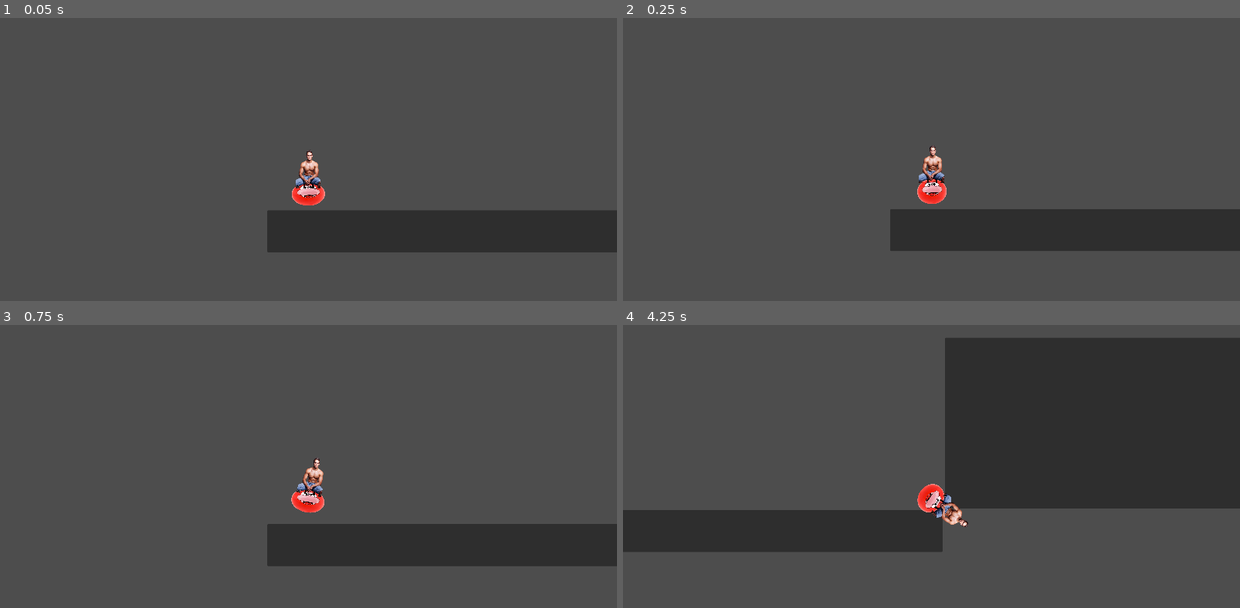
Above: before the commit, frames 1-4 (two rows, left to right).
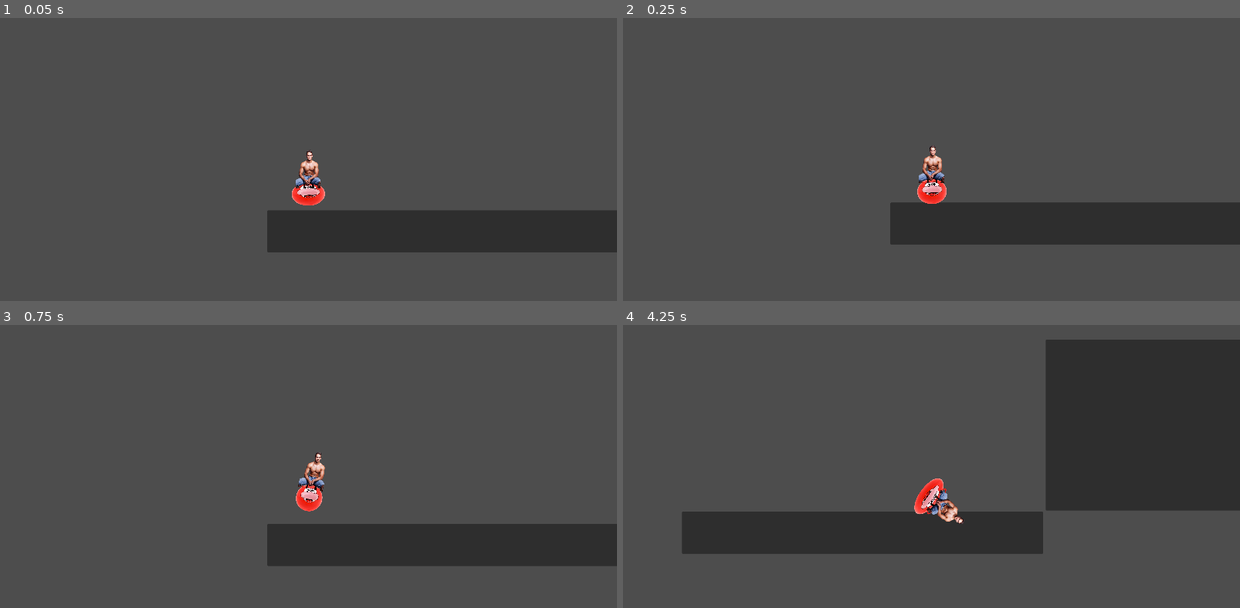
Above: after the commit, the same moments.

Repository: VGDCatumn/VGDC_FALL_26
Game: Godot game, scene res://Levels/testing.tscn
Two runs of this game, one before a commit and one after it. Both use one fixed random seed, a clock stepped at 60 frames per second and the inputs below.
Inputs:
- Up to frame 1 (0.05 s): no input
- Up to frame 2 (0.25 s): no input
- Up to frame 3 (0.75 s): hold Right (ui_right) from 0.53 s (still down); hold Shift from 0.53 s (still down)
- Up to frame 4 (4.25 s): release Shift at 1.28 s; tap Shift at 1.35, 2.85 s; release Right (ui_right) at 2.03 s; hold Left (ui_left) 2.03-2.78 s; hold Shift 2.03-2.78 s; hold Right (ui_right) from 2.78 s (still down); hold Shift from 3.53 s (still down)

Frame 1 is identical in both runs. In frame 2, 2.6% of the frame differs, in the area x 43-100%, y 65-83%; in frame 3, 0.6%; in frame 4, 15%, in the area x 0-100%, y 4-81%.

Commit message:
Movement Conflict FIXED
YESSS I AM WINNING!!!!

Diff:
--- a/Godot/Levels/testing.tscn
+++ b/Godot/Levels/testing.tscn
@@ -16,7 +16,7 @@
 
 [sub_resource type="Animation" id="Animation_6fp6m"]
 length = 0.001
-loop_mode = 1
+loop_mode = 2
 tracks/0/type = "value"
 tracks/0/imported = false
 tracks/0/enabled = true
@@ -56,8 +56,7 @@
 
 [sub_resource type="Animation" id="Animation_enxv6"]
 resource_name = "bounce_animation"
-length = 0.8
-loop_mode = 1
+length = 0.27
 tracks/0/type = "value"
 tracks/0/imported = false
 tracks/0/enabled = true
@@ -133,18 +132,19 @@
 position = Vector2(151, 433)
 script = ExtResource("1_k6mlf")
 
-[node name="CollisionShape2D" type="CollisionShape2D" parent="BallMan" unique_id=463927563]
-shape = SubResource("CircleShape2D_a7g5p")
-
 [node name="71WpxMekUL_AcUf8941000Ql80RemovebgPreview" type="Sprite2D" parent="BallMan" unique_id=1194263613]
 position = Vector2(0, -1)
 scale = Vector2(0.1769723, 0.17636023)
 texture = ExtResource("2_k6mlf")
 
 [node name="10019598MuscularManSittingOnAChairRemovebgPreview" type="Sprite2D" parent="BallMan" unique_id=918184012]
-position = Vector2(-0.9999991, -81)
+position = Vector2(-1.999999, -77.875)
 scale = Vector2(0.18995097, 0.19648694)
 texture = ExtResource("3_6fp6m")
+
+[node name="CollisionShape2D" type="CollisionShape2D" parent="BallMan" unique_id=463927563]
+position = Vector2(1, -8)
+shape = SubResource("CircleShape2D_a7g5p")
 
 [node name="Camera2D" type="Camera2D" parent="BallMan" unique_id=32884667]
 
--- a/Godot/ball_man.gd
+++ b/Godot/ball_man.gd
@@ -33,7 +33,7 @@
 
 
 	else:
-
+		$AnimationPlayer.play("bounce_animation")
 		#Bounce effect
 		if Input.is_action_pressed("ui_down") and bounce_count < 3 and !Input.is_key_pressed(KEY_SHIFT):
 			velocity.y = -min(abs(total_velocity) * bounce_multiplier, max_bounce_speed)
@@ -57,7 +57,10 @@
 		sin(deg_to_rad(90 - rotation_degrees)) * -400)
 		print(velocity.y)
 
-
+	if is_on_wall():
+		velocity.x = -prev_velocity.x
+	if is_on_ceiling():
+		velocity.y = -prev_velocity.y
 	# Handle jump
 
 	if Input.is_action_pressed("ui_right"):
@@ -65,6 +68,10 @@
 	elif Input.is_action_pressed("ui_left"):
 		rotate(-1 * delta)
 
+	if velocity.x != 0:
+		prev_velocity.x = velocity.x
+	if velocity.y != 0:
+		prev_velocity.y = velocity.y
 
 	# Get the input direction and handle the movement/deceleration.
 	# As good practice, you should replace UI actions with custom gameplay actions.
Not shown: 1 places in Godot/Levels/testing.tscn that only renumber resources
